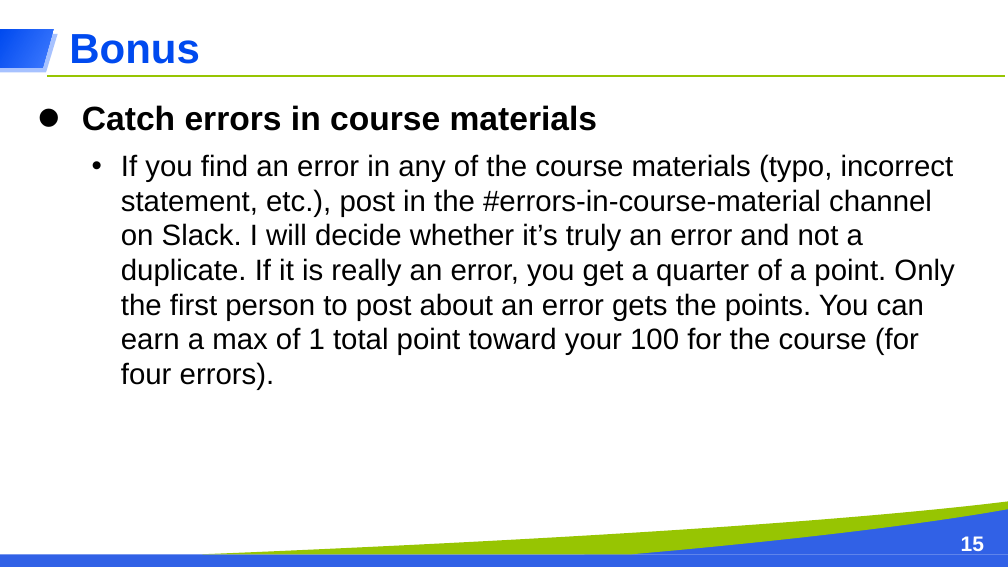
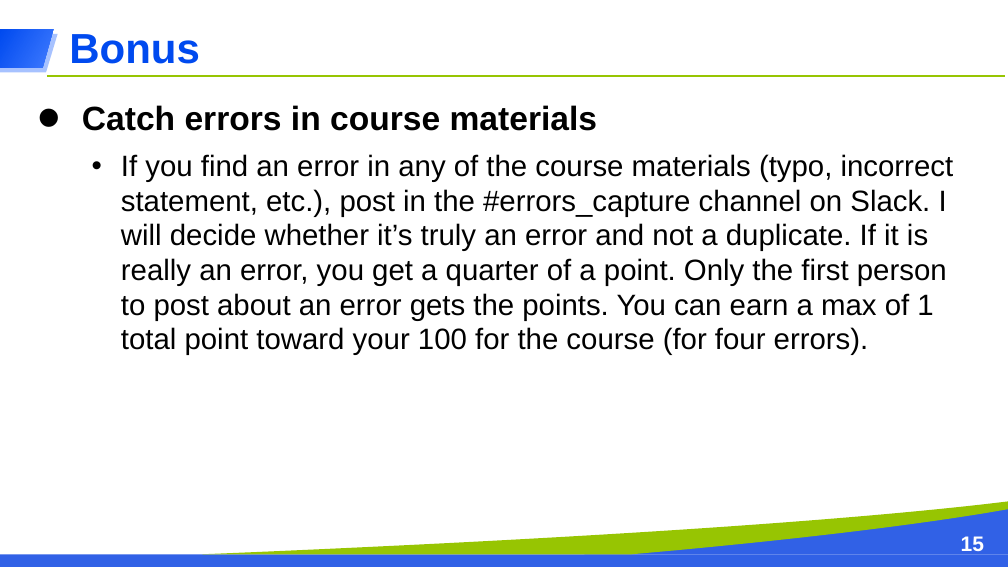
Before and after one commit to fangtian-zhong/fangtian-zhong.github.io, a slide deck: slide 15 of teaching/csci112-fall-2024/lectures/ppts/CSCI_112_Programming_with_C_20240117.pptx. Drawn at 1008x567 pixels with LibreOffice and Linux fonts; fonts in the diff are those of the drawing. Boxes give left, top, right and bottom in pixels: in the first picture for what was removed or moved away, otherwise in the second. Text is boxed around its words. In the diff, an @@ line names an element or a change of style, - is before the commit and + after.

```diff
--- a/teaching/csci112-fall-2024/lectures/ppts/CSCI_112_Programming_with_C_20240117.pptx
+++ b/teaching/csci112-fall-2024/lectures/ppts/CSCI_112_Programming_with_C_20240117.pptx
@@ text at [121, 154, 954, 355]: text changed @@
-• If you find an error in any of the course materials (typo, incorrect statement, etc.), post in the #errors-in-course-material channel on Slack. I will decide whether it’s truly an error and not a duplicate. If it is really an error, you get a quarter of a point. Only the first person to post about an error gets the points. You can earn a max of 1 total point toward your 100 for the course (for four errors).
+• If you find an error in any of the course materials (typo, incorrect statement, etc.), post in the #errors_capture channel on Slack. I will decide whether it’s truly an error and not a duplicate. If it is really an error, you get a quarter of a point. Only the first person to post about an error gets the points. You can earn a max of 1 total point toward your 100 for the course (for four errors).
```
Also in this commit, not shown: 6 other slides changed.
